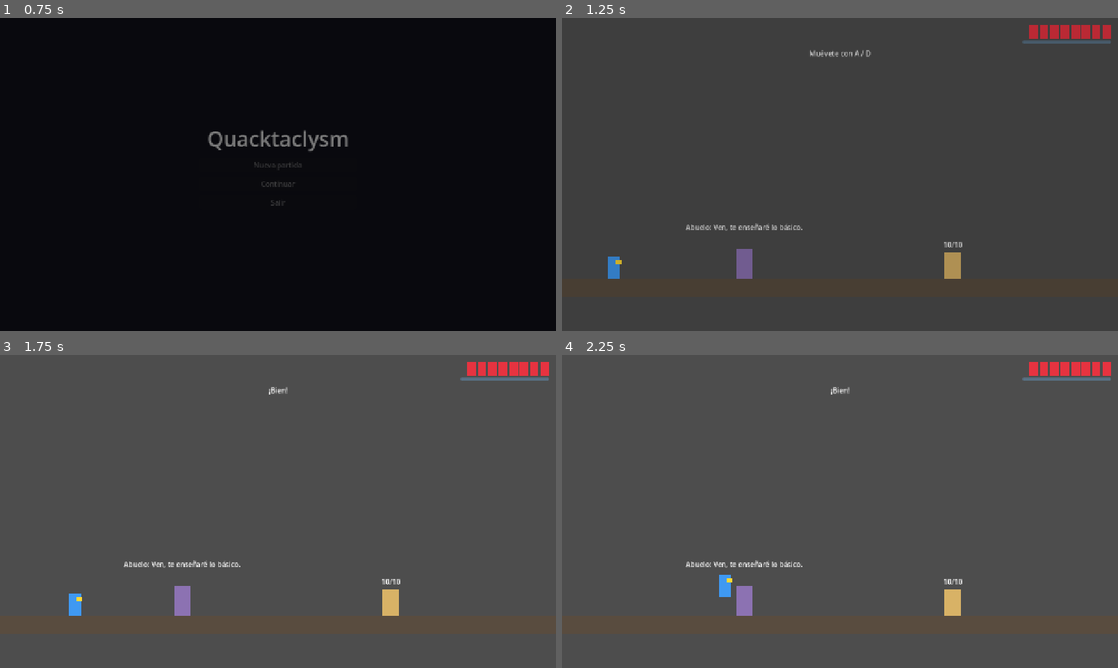
Above: before the commit, frames 1-4 (two rows, left to right).
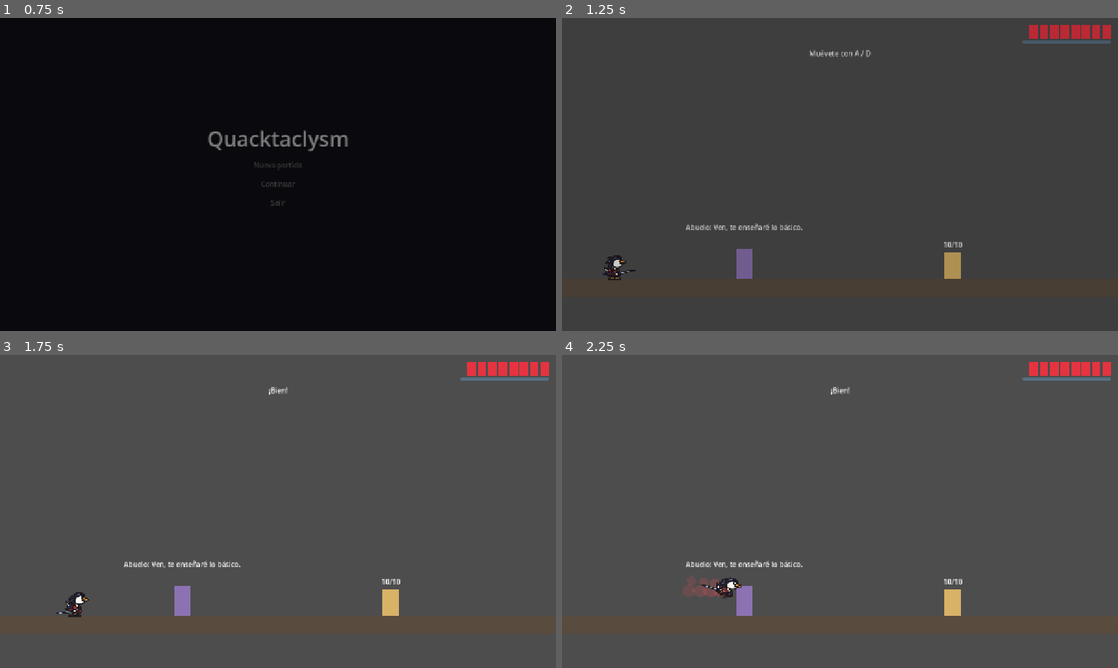
Above: after the commit, the same moments.

Repository: Juls2212/Quacktaclysm
Game: Godot game, scene res://frontend/ui/main_menu.tscn
Same seed, same stepped clock (60 frames per second), same inputs: the game is played once before the commit and once after it.
Inputs (mouse positions are in pixels of both pictures, inside the frame that each line leads up to):
- Up to frame 1 (0.75 s): click "Nueva partida" at 0.5 s
- Up to frame 2 (1.25 s): no input
- Up to frame 3 (1.75 s): tap Enter at 1.25 s; move the mouse to (400, 495) at 1.27 s; hold D (move_right) from 1.28 s (still down); tap J (attack) at 1.35 s; click (400, 495) at 1.42 s; tap Space (jump) at 1.52 s; tap Shift (dash) at 1.55 s
- Up to frame 4 (2.25 s): keep holding D (move_right); tap Space (jump) at 1.82 s; move the mouse to (728, 527) at 2.02 s; tap Shift (dash) at 2.1 s

Frame 1 is identical in both runs. In frame 2, 0.2% of the frame differs, in the area x 7-14%, y 75-84%; in frame 3, 0.2%; in frame 4, 0.5%, in the area x 21-33%, y 70-78%.

Commit message:
Drive player and enemy visuals with DuckRig
Replaces the placeholder rectangles: player_visual maps player states and sword move timings (slash, heavy, dash slash, wave) to rig poses; enemy_visual maps attack phases and picks the look per enemy type.

Diff:
--- a/game/backend/enemies/enemy_base.tscn
+++ b/game/backend/enemies/enemy_base.tscn
@@ -6,6 +6,7 @@
 [ext_resource type="Script" path="res://backend/combat/hitbox.gd" id="4_hitbox"]
 [ext_resource type="Script" path="res://backend/enemies/enemy_visual.gd" id="5_visual"]
 [ext_resource type="Script" path="res://backend/combat/contact_hitbox.gd" id="6_contact"]
+[ext_resource type="Script" path="res://frontend/animations/duck_rig.gd" id="7_rig"]
 
 [sub_resource type="RectangleShape2D" id="RectangleShape2D_body"]
 size = Vector2(28, 48)
@@ -38,17 +39,14 @@
 [node name="CollisionShape2D" type="CollisionShape2D" parent="Hurtbox"]
 shape = SubResource("RectangleShape2D_body")
 
-[node name="Visual" type="Node2D" parent="." node_paths=PackedStringArray("health")]
+[node name="Visual" type="Node2D" parent="." node_paths=PackedStringArray("health", "rig")]
 script = ExtResource("5_visual")
 health = NodePath("../Health")
+rig = NodePath("Rig")
 
-[node name="Body" type="Polygon2D" parent="Visual"]
-color = Color(0.8, 0.25, 0.25, 1)
-polygon = PackedVector2Array(-14, -24, 14, -24, 14, 24, -14, 24)
-
-[node name="FacingMarker" type="Polygon2D" parent="Visual"]
-color = Color(1, 0.9, 0.3, 1)
-polygon = PackedVector2Array(4, -16, 18, -16, 18, -8, 4, -8)
+[node name="Rig" type="Node2D" parent="Visual"]
+script = ExtResource("7_rig")
+foot_y = 24.0
 
 [node name="AttackPivot" type="Node2D" parent="."]
 
--- a/game/backend/enemies/enemy_visual.gd
+++ b/game/backend/enemies/enemy_visual.gd
@@ -1,13 +1,19 @@
 extends Node2D
-## Placeholder feedback for an enemy: attack telegraph, hit flash and death fade.
+## Drives an enemy's DuckRig (walk, attack windup/strike/recover, hurt, death) and adds the
+## attack telegraph tint, hit flash and death fade.
 ## Visual only; it reads signals and never changes gameplay state.
 
 @export var health: HealthComponent
+## The drawn duck. Its look comes from `look`, or `tough_look` for sturdy variants.
+@export var rig: DuckRig
+@export var look: DuckRig.Look = DuckRig.Look.BRUTE
+## Look used when the enemy's max_health reaches `tough_health` (e.g. melee_tough_stats).
+@export var tough_look: DuckRig.Look = DuckRig.Look.BRUTE_TOUGH
+@export_range(1, 999, 1) var tough_health: int = 6
 @export var flash_color: Color = Color(1.0, 0.4, 0.4, 1.0)
 @export_range(0.0, 1.0, 0.01, "suffix:s") var flash_time: float = 0.1
-## Tint and vertical squash shown while the enemy winds up an attack (startup phase).
+## Tint shown while the enemy winds up an attack (startup phase); the rig also crouches.
 @export var telegraph_color: Color = Color(1.0, 0.95, 0.35, 1.0)
-@export_range(0.1, 1.0, 0.05) var telegraph_squash: float = 0.85
 
 var _base_modulate: Color = Color.WHITE
 var _rest_modulate: Color = Color.WHITE
@@ -16,6 +22,8 @@
 var _fade_left: float = 0.0
 var _fading: bool = false
 var _enemy: EnemyBase
+var _phase: EnemyBase.AttackPhase = EnemyBase.AttackPhase.STARTUP
+var _phase_time: float = 0.0
 
 
 func _ready() -> void:
@@ -28,9 +36,14 @@
 	if _enemy:
 		_enemy.attack_phase_changed.connect(_on_attack_phase_changed)
 		_enemy.attack_ended.connect(_set_telegraph.bind(false))
+	if rig:
+		var tough: bool = _enemy != null and _enemy.stats != null and _enemy.stats.max_health >= tough_health
+		rig.look = tough_look if tough else look
 
 
 func _process(delta: float) -> void:
+	_phase_time += delta
+	_update_rig()
 	if _fading:
 		_fade_left = maxf(_fade_left - delta, 0.0)
 		var alpha: float = _fade_left / _fade_total if _fade_total > 0.0 else 0.0
@@ -42,13 +55,50 @@
 			modulate = _rest_modulate
 
 
+func _update_rig() -> void:
+	if rig == null or _enemy == null:
+		return
+	rig.ground_speed = absf(_enemy.velocity.x)
+	rig.grounded = _enemy.is_on_floor()
+	rig.vertical_speed = _enemy.velocity.y
+	rig.hurt = _enemy.state == EnemyBase.State.HURT
+	rig.dead = _enemy.state == EnemyBase.State.DEAD
+	if _enemy.state != EnemyBase.State.ATTACK:
+		rig.action = DuckRig.Action.NONE
+		return
+	rig.action = DuckRig.Action.ATTACK
+	match _phase:
+		EnemyBase.AttackPhase.STARTUP:
+			rig.phase = DuckRig.Phase.WINDUP
+		EnemyBase.AttackPhase.ACTIVE:
+			rig.phase = DuckRig.Phase.STRIKE
+		_:
+			rig.phase = DuckRig.Phase.RECOVER
+	rig.phase_t = clampf(_phase_time / maxf(_phase_duration(), 0.01), 0.0, 1.0)
+	# Legs stay planted during the lunge burst; the rig draws speed lines and afterimages instead.
+	rig.ground_speed = 0.0 if _phase == EnemyBase.AttackPhase.ACTIVE else rig.ground_speed
+
+
+func _phase_duration() -> float:
+	var stats: EnemyStats = _enemy.stats
+	match _phase:
+		EnemyBase.AttackPhase.STARTUP:
+			return stats.attack_startup_time
+		EnemyBase.AttackPhase.ACTIVE:
+			if stats is FastEnemyStats:
+				return (stats as FastEnemyStats).lunge_duration
+			return stats.attack_active_time
+	return stats.attack_recovery_time
+
+
 func _on_attack_phase_changed(phase: EnemyBase.AttackPhase) -> void:
+	_phase = phase
+	_phase_time = 0.0
 	_set_telegraph(phase == EnemyBase.AttackPhase.STARTUP)
 
 
 func _set_telegraph(active: bool) -> void:
 	_rest_modulate = telegraph_color if active else _base_modulate
-	scale.y = telegraph_squash if active else 1.0
 	if _flash_left <= 0.0 and not _fading:
 		modulate = _rest_modulate
 
--- a/game/backend/enemies/fast_enemy.tscn
+++ b/game/backend/enemies/fast_enemy.tscn
@@ -7,3 +7,7 @@
 [node name="FastEnemy" instance=ExtResource("1_base")]
 script = ExtResource("2_script")
 stats = ExtResource("3_stats")
+
+[node name="Visual" parent="."]
+look = 3
+tough_look = 3
--- a/game/backend/enemies/ranged_enemy.tscn
+++ b/game/backend/enemies/ranged_enemy.tscn
@@ -7,3 +7,7 @@
 [node name="RangedEnemy" instance=ExtResource("1_base")]
 script = ExtResource("2_script")
 stats = ExtResource("3_stats")
+
+[node name="Visual" parent="."]
+look = 4
+tough_look = 4
--- a/game/backend/player/player.tscn
+++ b/game/backend/player/player.tscn
@@ -6,6 +6,7 @@
 [ext_resource type="Script" path="res://backend/player/player_visual.gd" id="4_visual"]
 [ext_resource type="Script" path="res://backend/combat/hitbox.gd" id="5_hitbox"]
 [ext_resource type="Script" path="res://backend/player/sword_wave_caster.gd" id="6_caster"]
+[ext_resource type="Script" path="res://frontend/animations/duck_rig.gd" id="7_rig"]
 
 [sub_resource type="RectangleShape2D" id="RectangleShape2D_body"]
 size = Vector2(28, 52)
@@ -46,36 +47,14 @@
 position = Vector2(42, 0)
 shape = SubResource("RectangleShape2D_sword")
 
-[node name="Visual" type="Node2D" parent="." node_paths=PackedStringArray("health", "attack_hitbox", "sword", "heavy_sword", "dash_trail")]
+[node name="Visual" type="Node2D" parent="." node_paths=PackedStringArray("health", "attack_hitbox", "rig")]
 script = ExtResource("4_visual")
 health = NodePath("../Health")
 attack_hitbox = NodePath("../AttackPivot/Hitbox")
-sword = NodePath("SwordVisual")
-heavy_sword = NodePath("HeavySlashVisual")
-dash_trail = NodePath("DashSlashTrail")
+rig = NodePath("Rig")
 
-[node name="SwordVisual" type="Polygon2D" parent="Visual"]
-visible = false
-color = Color(0.9, 0.9, 1, 1)
-polygon = PackedVector2Array(16, -6, 64, -6, 64, 6, 16, 6)
-
-[node name="HeavySlashVisual" type="Polygon2D" parent="Visual"]
-visible = false
-color = Color(1, 0.6, 0.2, 1)
-polygon = PackedVector2Array(16, -16, 104, -16, 104, 16, 16, 16)
-
-[node name="DashSlashTrail" type="Polygon2D" parent="Visual"]
-visible = false
-color = Color(0.4, 0.95, 1, 0.7)
-polygon = PackedVector2Array(-90, -12, 70, -12, 70, 12, -90, 12)
-
-[node name="Body" type="Polygon2D" parent="Visual"]
-color = Color(0.25, 0.6, 0.95, 1)
-polygon = PackedVector2Array(-14, -26, 14, -26, 14, 26, -14, 26)
-
-[node name="FacingMarker" type="Polygon2D" parent="Visual"]
-color = Color(1, 0.85, 0.2, 1)
-polygon = PackedVector2Array(4, -18, 18, -18, 18, -8, 4, -8)
+[node name="Rig" type="Node2D" parent="Visual"]
+script = ExtResource("7_rig")
 
 [node name="Camera2D" type="Camera2D" parent="."]
 
--- a/game/backend/player/player_visual.gd
+++ b/game/backend/player/player_visual.gd
@@ -1,48 +1,38 @@
 extends Node2D
-## Feedback for the player's placeholder art: hurt flicker and the sword swing.
+## Drives the hero's DuckRig from the player state: run cycle, jump, dash, the three sword
+## moves, the wave cast, hurt and death, plus the hurt flicker.
 ## Visual only; it reads state and never changes gameplay.
 
 @export var health: HealthComponent
 @export var attack_hitbox: Hitbox
-## Shown only while the attack hitbox is active.
-@export var sword: CanvasItem
-## Placeholder per sword move so each can be replaced separately: shown while the shared attack
-## hitbox is active and `Player.current_sword_kind` says whose move it is.
-@export var heavy_sword: CanvasItem
-@export var dash_trail: CanvasItem
-## Body tint while the heavy attack winds up (readable telegraph).
-@export var heavy_windup_color: Color = Color(1.0, 0.65, 0.25, 1.0)
-@export_range(0.5, 1.0, 0.05) var heavy_windup_squash: float = 0.9
+## The drawn duck (kimono, loose hair, katana). Every frame it gets the pose for the current state.
+@export var rig: DuckRig
 @export_range(0.0, 1.0, 0.05) var blink_alpha: float = 0.3
 
 var _blinking: bool = false
 var _blink_timer: float = 0.0
 var _player: Player
-var _body: Polygon2D
-var _body_color: Color = Color.WHITE
+## Seconds since the player entered its current state (drives the attack phases).
+var _state_time: float = 0.0
+## Seconds since the dash slash started, or -1 when none is playing.
+var _slash_time: float = -1.0
 
 
 func _ready() -> void:
 	_player = get_parent() as Player
-	_body = get_node_or_null("Body") as Polygon2D
-	if _body != null:
-		_body_color = _body.color
 	if health:
 		health.invulnerability_started.connect(_set_blinking.bind(true))
 		health.invulnerability_ended.connect(_set_blinking.bind(false))
+	if _player:
+		_player.state_changed.connect(_on_state_changed)
+		_player.dash_slash_started.connect(func() -> void: _slash_time = 0.0)
 
 
 func _process(delta: float) -> void:
-	if attack_hitbox and _player:
-		var active: bool = attack_hitbox.is_active
-		var kind: Player.SwordKind = _player.current_sword_kind
-		if sword:
-			sword.visible = active and kind == Player.SwordKind.LIGHT
-		if heavy_sword:
-			heavy_sword.visible = active and kind == Player.SwordKind.HEAVY
-		if dash_trail:
-			dash_trail.visible = active and kind == Player.SwordKind.DASH_SLASH
-	_update_cast_cue()
+	_state_time += delta
+	if _slash_time >= 0.0:
+		_slash_time += delta
+	_update_rig()
 	if not _blinking:
 		return
 	_blink_timer -= delta
@@ -58,15 +48,68 @@
 		modulate.a = 1.0
 
 
-## Short color flash on the body while the sword wave is being cast (tinted by the wave tier).
-func _update_cast_cue() -> void:
-	if _body == null or _player == null:
+func _on_state_changed(_old_state: Player.State, _new_state: Player.State) -> void:
+	_state_time = 0.0
+
+
+func _update_rig() -> void:
+	if rig == null or _player == null:
 		return
-	scale.y = 1.0
-	if _player.state == Player.State.WAVE and _player.wave_caster != null:
-		_body.color = _body_color.lerp(_player.wave_caster.get_tint(), 0.7)
-	elif _player.is_heavy_windup():
-		_body.color = heavy_windup_color
-		scale.y = heavy_windup_squash
+	var state: Player.State = _player.state
+	var stats: PlayerStats = _player.stats
+	rig.ground_speed = absf(_player.velocity.x)
+	rig.grounded = _player.is_on_floor()
+	rig.vertical_speed = _player.velocity.y
+	rig.dashing = state == Player.State.DASH
+	rig.hurt = state == Player.State.HURT
+	rig.dead = state == Player.State.DEAD
+	rig.action = DuckRig.Action.NONE
+	match state:
+		Player.State.ATTACK:
+			_set_timed(DuckRig.Action.SLASH, stats.attack_startup_time, stats.attack_active_time, stats.attack_recovery_time)
+		Player.State.HEAVY:
+			_set_timed(DuckRig.Action.HEAVY, stats.heavy_startup_time, stats.heavy_active_time, stats.heavy_recovery_time)
+		Player.State.WAVE:
+			if _player.wave_caster != null:
+				var config: SwordWaveConfig = _player.wave_caster.config
+				var recovery: float = config.recovery_time
+				_set_timed(DuckRig.Action.CAST, config.startup_time, recovery * 0.35, recovery * 0.65)
+				rig.cast_color = _player.wave_caster.get_tint()
+	_update_dash_slash(stats)
+
+
+## The dash slash rides on the dash: a strike while its hitbox is active, then a short recovery.
+func _update_dash_slash(stats: PlayerStats) -> void:
+	if _slash_time < 0.0:
+		return
+	var striking: bool = attack_hitbox != null and attack_hitbox.is_active \
+			and _player.current_sword_kind == Player.SwordKind.DASH_SLASH
+	var strike_time: float = stats.dash_duration + stats.dash_slash_extra_active_time
+	if striking:
+		rig.action = DuckRig.Action.DASH_SLASH
+		rig.phase = DuckRig.Phase.STRIKE
+		rig.phase_t = clampf(_slash_time / maxf(strike_time, 0.01), 0.0, 1.0)
+		return
+	var recover_time: float = maxf(stats.dash_slash_extra_recovery_time, 0.1)
+	var recover_t: float = (_slash_time - strike_time) / recover_time
+	if recover_t >= 1.0 or _player.state == Player.State.HURT or _player.state == Player.State.DEAD:
+		_slash_time = -1.0
+		return
+	if rig.action == DuckRig.Action.NONE:
+		rig.action = DuckRig.Action.DASH_SLASH
+		rig.phase = DuckRig.Phase.RECOVER
+		rig.phase_t = clampf(recover_t, 0.0, 1.0)
+
+
+func _set_timed(action: DuckRig.Action, windup: float, strike: float, recover: float) -> void:
+	rig.action = action
+	var t: float = _state_time
+	if t < windup:
+		rig.phase = DuckRig.Phase.WINDUP
+		rig.phase_t = t / maxf(windup, 0.001)
+	elif t < windup + strike:
+		rig.phase = DuckRig.Phase.STRIKE
+		rig.phase_t = (t - windup) / maxf(strike, 0.001)
 	else:
-		_body.color = _body_color
+		rig.phase = DuckRig.Phase.RECOVER
+		rig.phase_t = clampf((t - windup - strike) / maxf(recover, 0.001), 0.0, 1.0)
Not shown: 1 places in game/backend/enemies/enemy_base.tscn that only renumber resources
Not shown: 1 places in game/backend/player/player.tscn that only renumber resources
